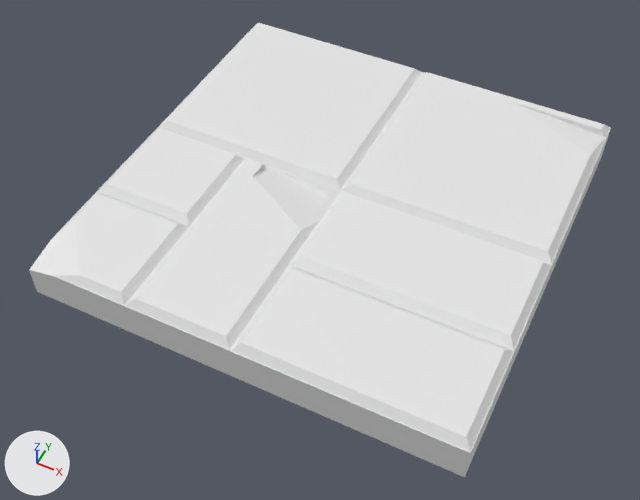
The FBX model Assets/Art/fbx/generator/gen_floor_5.fbx: old version first, new version second.
One viewpoint serves both versions: a 50 mm camera at (4.9, -10.63, 12.32) aimed at (-0.05, -0.73, -0.06). The lights are fixed; the arrows at lower left show +X, +Y and +Z.

The scene before the commit, as lines of its bpy script (objects in view):
```python
me_cube_018 = bpy.data.meshes.new('Cube.018')
me_cube_018.from_pydata(...)  # 140 vertices, 135 faces; spans x -4.0..4.0, y -4.0..4.0, z 0.0..1.0
ob_gen_floor_5 = bpy.data.objects.new('gen_floor_5', me_cube_018)
ob_gen_floor_5.location = (0.0, 0.0, 0.0)
```
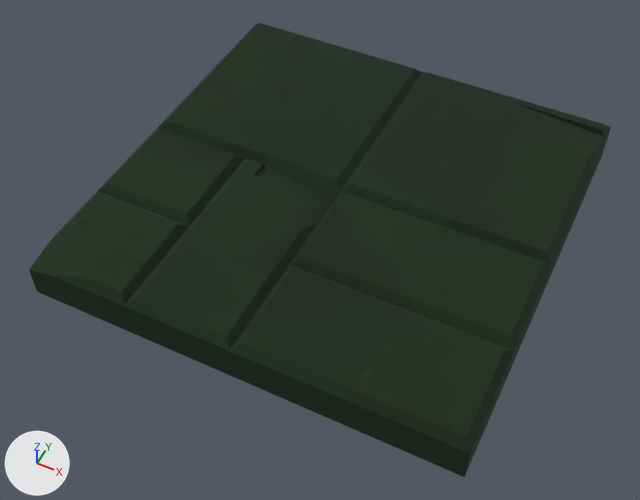
Changed parts and their boxes [x1, y1, x2, y2] in the pictures (640 x 500 px):
'gen_floor_5', recoloured: [29, 23, 611, 477] in both

Diff of the bpy script that builds the scene:
```diff
--- a/Assets/Art/fbx/generator/gen_floor_5.fbx.py
+++ b/Assets/Art/fbx/generator/gen_floor_5.fbx.py
@@ img_gen_tex_1c_png @@
+img_gen_tex_1c_png = load_image('gen_tex_1c.png', '../../textures/generator/gen_tex_1c.png', 2048, 2048, 'sRGB')
@@ mat_gen_tex_1c @@
+mat_gen_tex_1c = principled_material('gen_tex_1c')
+mat_gen_tex_1c.texture = img_gen_tex_1c_png
+mat_gen_tex_1c.roughness = 1.0
@@ me_cube_018 @@
 me_cube_018.from_pydata(...)  # 140 vertices, 135 faces; spans x -4.0..4.0, y -4.0..4.0, z 0.0..1.0
+me_cube_018.materials.append(mat_gen_tex_1c)  # picture img_gen_tex_1c_png
```
